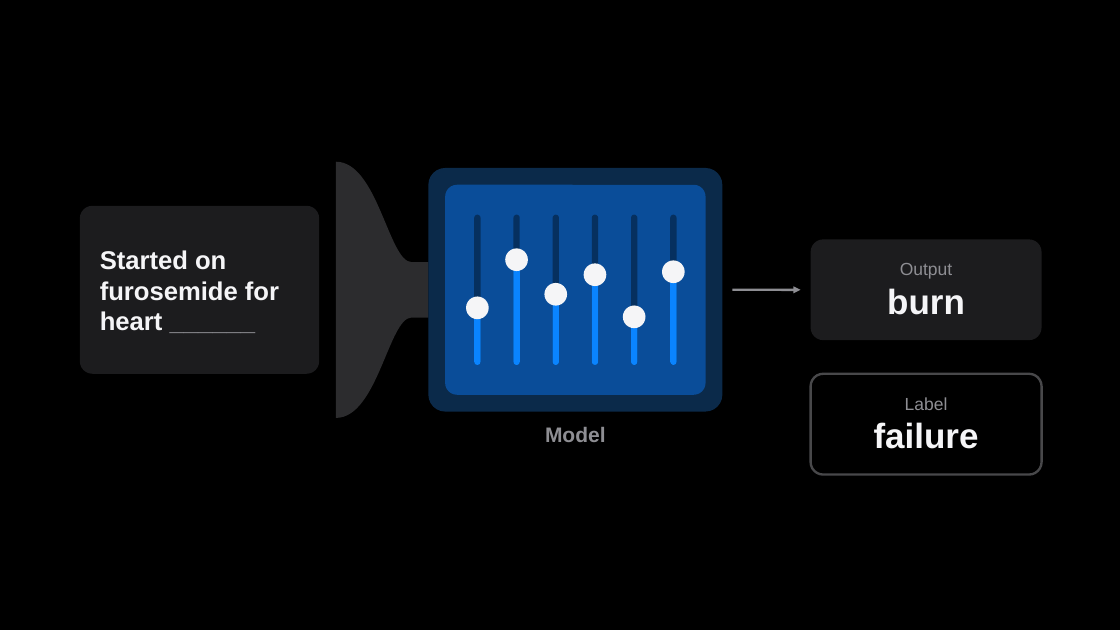
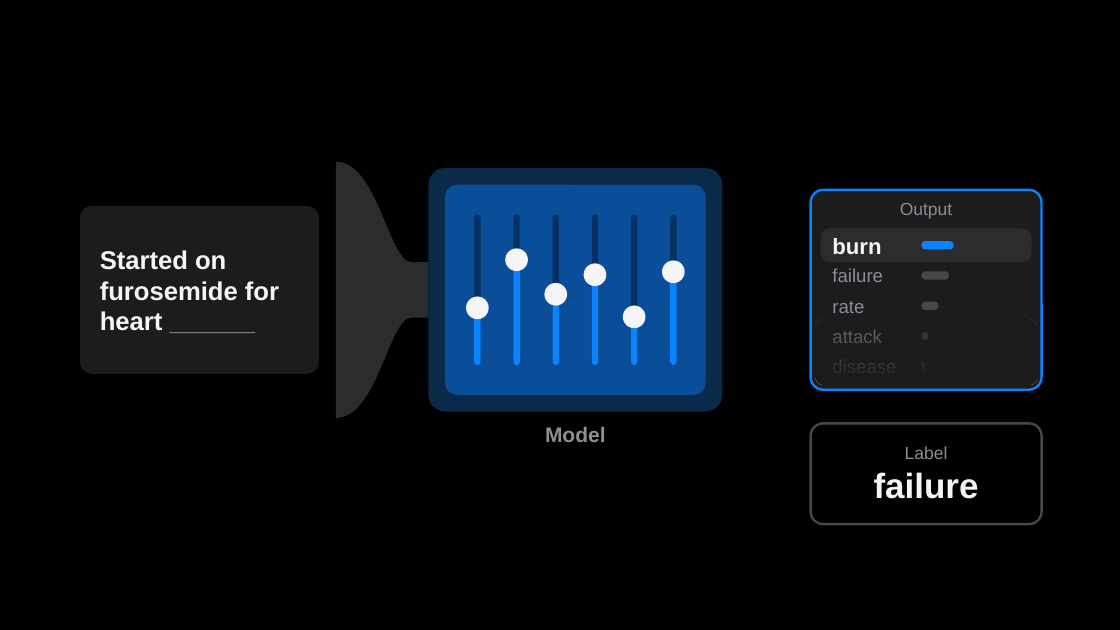
Before and after one commit to brunombatinica/qcor-2026, a slide deck: slide 6 of pptx/qcor-bruno-agents.pptx. Drawn at 1120x630 pixels with LibreOffice and Linux fonts; fonts in the diff are those of the drawing. Boxes give left, top, right and bottom in pixels: in the first picture for what was removed or moved away, otherwise in the second. Text is boxed around its words. In the diff, an @@ line names an element or a change of style, - is before the commit and + after.

```diff
--- a/pptx/qcor-bruno-agents.pptx
+++ b/pptx/qcor-bruno-agents.pptx
@@ text "Output": place and size @@
-text "Output" at [811, 239, 1042, 340]
+text "Output" at [900, 203, 952, 219]
@@ text "Output" at [900, 203, 952, 219]: vertical alignment middle to top; fill #1C1C1E to none @@
@@ rounded rectangle added at [811, 190, 1042, 390], fill #1C1C1E, outline #0A84FF 2 pt @@
@@ rounded rectangle added at [821, 229, 1032, 262], fill #2C2C2E @@
@@ text added at [832, 238, 881, 254], 19 pt, text #F5F5F7, bold @@
+burn
@@ text added at [832, 268, 883, 282], 16 pt, text #8E8E93 @@
+failure
@@ rounded rectangle added at [922, 241, 954, 250], fill #0A84FF @@
@@ arrow removed from (733, 290) to (801, 290) @@
@@ text at [887, 288, 965, 315]: paragraph removed @@
-burn
@@ rounded rectangle added at [922, 271, 949, 280], fill #48484A @@
@@ rounded rectangle added at [816, 319, 1037, 385], fill gradient #1C1C1E @@
@@ text added at [832, 301, 864, 313], 16 pt, text #8E8E93 @@
+rate
@@ rounded rectangle added at [922, 302, 939, 310], fill #48484A @@
@@ text added at [832, 330, 882, 343], 16 pt, text #8E8E93 @@
+attack
@@ rounded rectangle added at [922, 332, 928, 340], fill #48484A @@
@@ rounded rectangle added at [922, 362, 926, 371], fill #48484A @@
@@ rounded rectangle "Label": place and size @@
-rounded rectangle "Label" at [811, 374, 1042, 475]
+rounded rectangle "Label" at [811, 423, 1042, 524]
```
Also in this commit, not shown: 14 other slides changed, 6 slides added, 3 slides removed, 5 other files.
